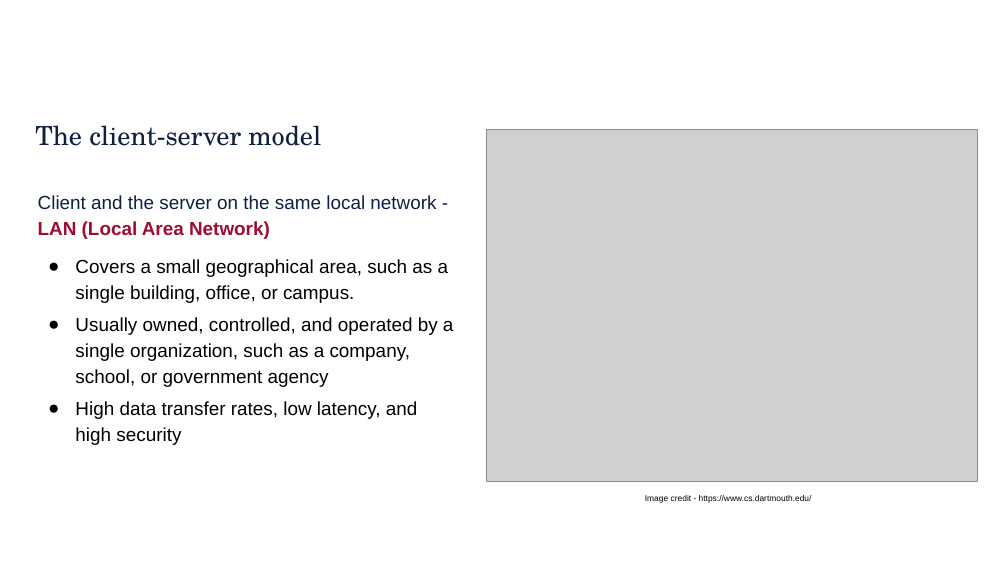
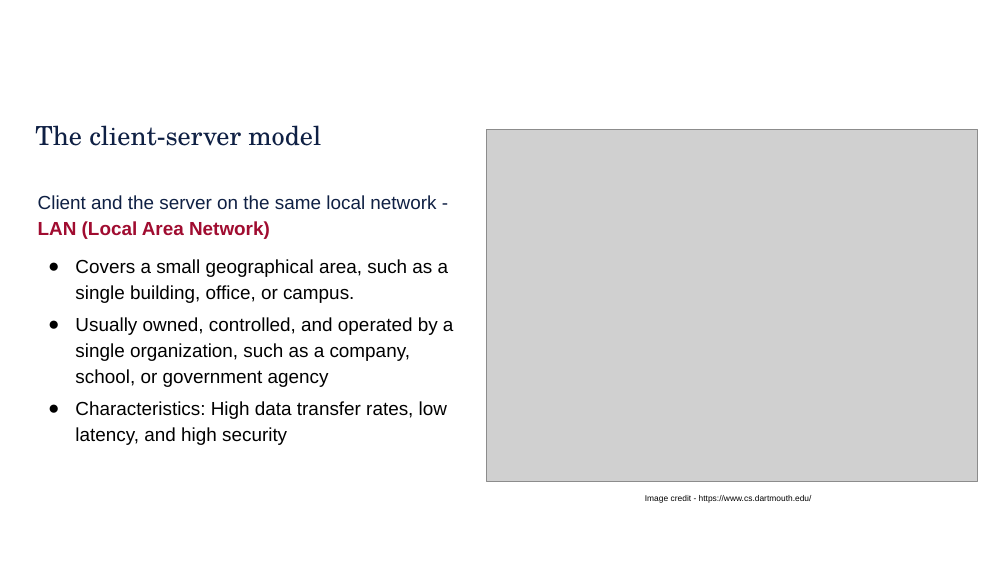
Before and after one commit to rbjohns8/CSC362-Spring-2026, a slide deck: slide 5 of Lecture Slides/22 - Networking - Socket Programming.pptx. Drawn at 1008x567 pixels with LibreOffice and Linux fonts; fonts in the diff are those of the drawing; grey boxes stand for pictures; background and template pictures are left out. Boxes give left, top, right and bottom in pixels: in the first picture for what was removed or moved away, otherwise in the second. Text is boxed around its words. In the diff, an @@ line names an element or a change of style, - is before the commit and + after.

```diff
--- a/Lecture Slides/22 - Networking - Socket Programming.pptx
+++ b/Lecture Slides/22 - Networking - Socket Programming.pptx
@@ text at bbox=[75, 401, 447, 445]: text changed @@
-● High data transfer rates, low latency, and high security
+● Characteristics: High data transfer rates, low latency, and high security
```
Also in this commit, not shown: 4 other slides changed.
